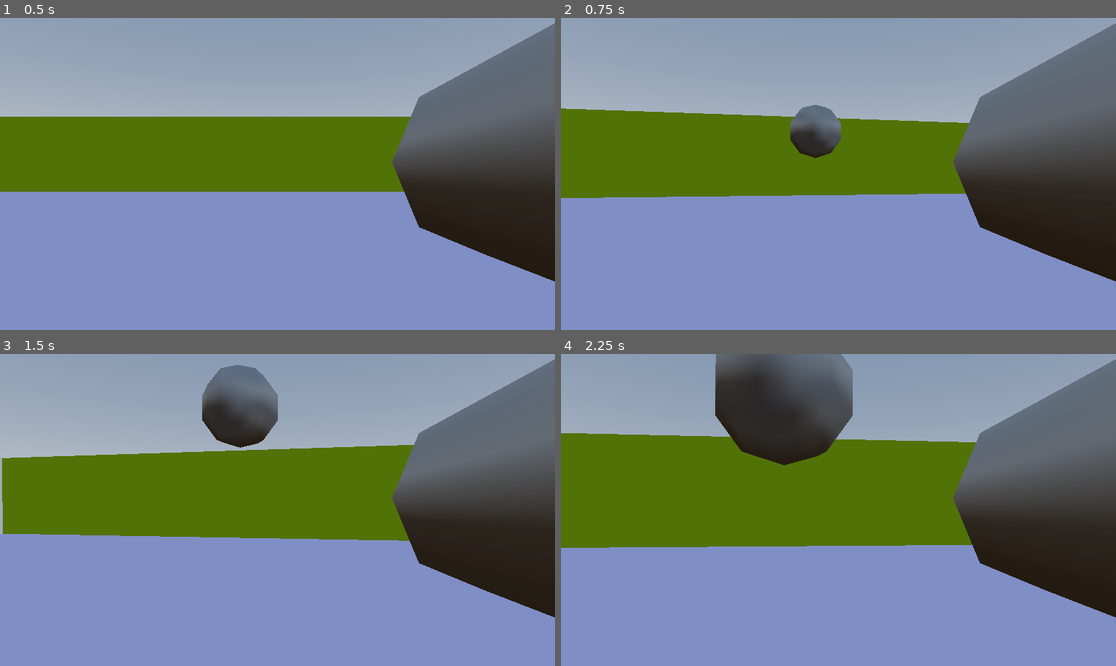
Above: before the commit, frames 1-4 (two rows, left to right).
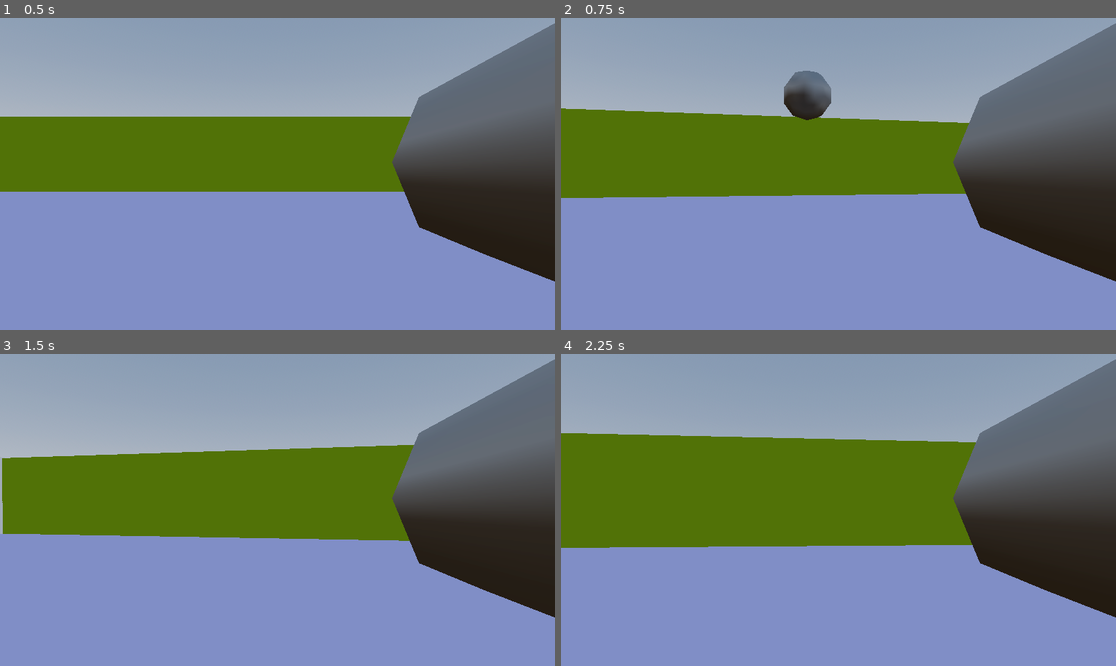
Above: after the commit, the same moments.

Repository: EwenMONT/Exo_Godot
Game: Godot game, scene res://zone_test.tscn
The game is run twice, just before and just after one commit, with the same random seed, the same clock (stepped at 60 frames per second) and the same inputs.
Inputs (mouse positions are in pixels of both pictures, inside the frame that each line leads up to):
- Up to frame 1 (0.5 s): no input
- Up to frame 2 (0.75 s): tap Enter at 0.5 s; move the mouse to (866, 174) at 0.52 s; hold W (up) from 0.53 s (still down); click (866, 174) at 0.6 s
- Up to frame 3 (1.5 s): keep holding W (up); tap Space (jump) at 0.77 s; move the mouse to (249, 510) at 1.27 s; click (249, 510) at 1.35 s
- Up to frame 4 (2.25 s): keep holding W (up); tap Space (jump) at 1.52 s; move the mouse to (849, 503) at 2.02 s; click (849, 503) at 2.1 s

Frame 1 is identical in both runs. In frame 2, 2.1% of the frame differs, in the area x 40-51%, y 16-45%; in frame 3, 2.8%; in frame 4, 7.5%, in the area x 27-53%, y 0-36%.

Commit message:
essaie de reposition du départ de coup de feu

Diff:
--- a/scene/bullet.tscn
+++ b/scene/bullet.tscn
@@ -9,7 +9,6 @@
 [sub_resource type="SphereShape3D" id="SphereShape3D_nx0dk"]
 
 [node name="bullet" type="CharacterBody3D"]
-transform = Transform3D(2, 0, 0, 0, 2, 0, 0, 0, 2, 0, 0, 0)
 script = ExtResource("1_qwydi")
 
 [node name="MeshInstance3D" type="MeshInstance3D" parent="."]
--- a/scene/gun.tscn
+++ b/scene/gun.tscn
@@ -9,11 +9,11 @@
 radial_segments = 8
 
 [node name="gun" type="Node3D"]
-transform = Transform3D(1, 0, 0, 0, -4.371139e-08, -1, 0, 1, -4.371139e-08, 0, 0, 0)
 script = ExtResource("1_h8bng")
 
 [node name="MeshInstance3D" type="MeshInstance3D" parent="."]
 mesh = SubResource("CylinderMesh_r8ywq")
 
-[node name="pos" type="Node3D" parent="."]
-transform = Transform3D(1, 0, 0, 0, 1, 0, 0, 0, 1, 0, 1.2460436, -5.4466295e-08)
+[node name="RayCast3D" type="RayCast3D" parent="."]
+target_position = Vector3(0, -10, 0)
+debug_shape_thickness = 3
--- a/script/character.gd
+++ b/script/character.gd
@@ -6,9 +6,9 @@
 
 var gravity = 9.8
 
+
 @onready var head = $Head
 @onready var cam = $Head/Camera3D
-@onready var gun = $Head/gun
 
 func _ready():
 	Input.set_mouse_mode(Input.MOUSE_MODE_CAPTURED)
--- a/script/gun.gd
+++ b/script/gun.gd
@@ -1,7 +1,9 @@
 extends Node3D
 
-@onready var pos = $pos
 var bullet = load("res://scene/bullet.tscn")
+@export var shooting_range = 100
+@onready var pos = $RayCast3D
+
 
 func _physics_process(delta):
 	if Input.is_action_just_pressed("fire"):
@@ -14,4 +16,5 @@
 	#instance.basis = pos.global_transform.basis
 	get_parent().add_child(instance)
 	print("squalala")
+	print(instance.position)
 	pass
